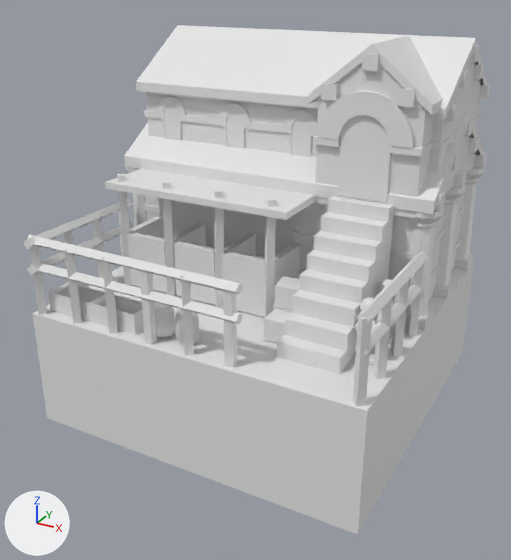
Two versions of the COLLADA model art/meshes/structural/thracians/stable.dae, one commit apart.
One viewpoint serves both versions: a camera (50 mm lens) standing at (14.8, -28.1, 14.4) and looking at (0.2, -1.5, 1.1). The axes (+X, +Y, +Z) are drawn at lower left. The lights are the same throughout. The older version comes first.

The first picture shows 'stable'.
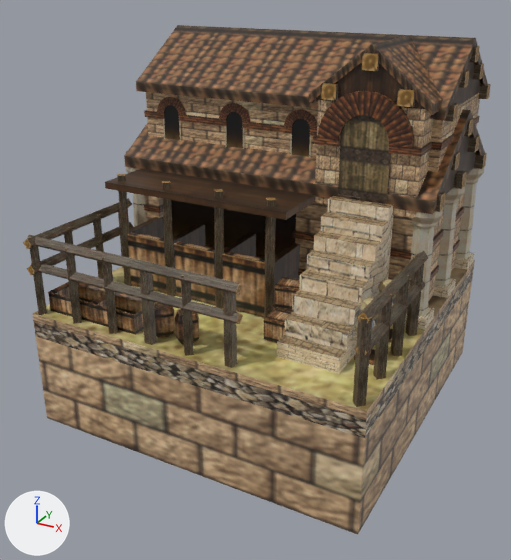
Edits to the scene script, one JSON object a line:
```json
{"op": "add", "block": "img_thra_struct_png", "code": ["img_thra_struct_png = load_image('thra_struct.png', '../../../textures/skins/structural/thra_struct.png', 2048, 1024, 'sRGB')"]}
{"op": "add", "block": "mat_texturas_tracias_001", "code": ["mat_texturas_tracias_001 = principled_material('texturas tracias.001')", "mat_texturas_tracias_001.texture = img_thra_struct_png"]}
{"block": "me_cubo_136", "where": "me_cubo_136.from_pydata(...)  # 2470 vertices, 3574 faces; spans x -7.5..8.3, y -8.2..7.7, z -5.1..11.8"}
{"op": "remove", "block": "me_cubo_136", "code": "me_cubo_136.materials.append(mat_texturas_tracias_008)  # white #e7e7e7"}
{"op": "add", "block": "me_cubo_136", "code": "me_cubo_136.materials.append(mat_texturas_tracias_001)  # picture img_thra_struct_png"}
```

Where the change shows, as pixel boxes (x1, y1, x2, y2) in the pictures (511 x 560 px):
```json
{"object": "stable", "change": "recoloured", "before": [23, 25, 491, 535], "after": [23, 25, 491, 535], "on screen": "white to brown"}
```
